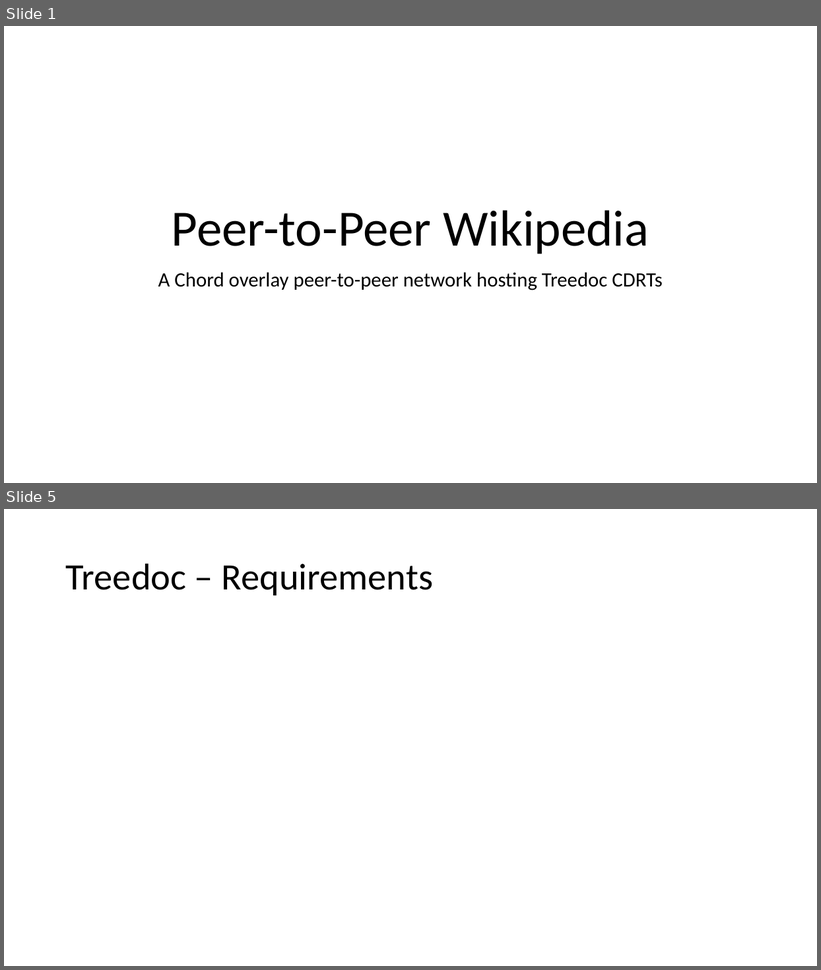
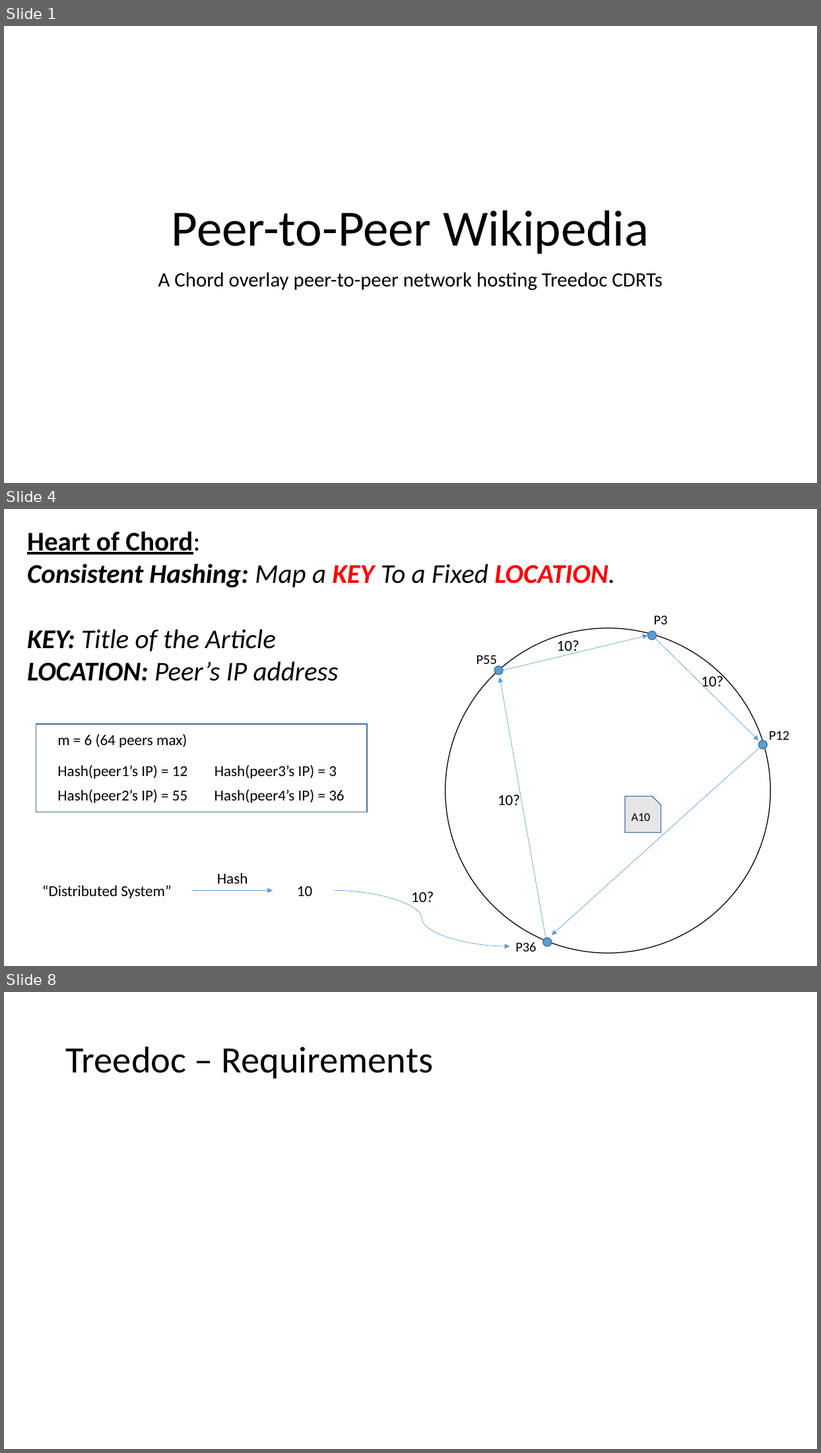
Before and after one commit to nickbradley/538b-project, a slide deck: p2pwiki.pptx. Shown one above the other, each under a label of ours: slides 1 and 5 before the commit, slides 1, 4 and 8 after it; the slides between them are not shown. The pictures are 821x970 and 821x1453 pixels, drawn with LibreOffice and Linux fonts; fonts in the diff are those of the drawing; grey boxes stand for pictures. Boxes give left, top, right and bottom in pixels: in the first picture for what was removed or moved away, otherwise in the second. Text is boxed around its words. In the diff, an @@ line names an element or a change of style, - is before the commit and + after.

```diff
--- a/p2pwiki.pptx
+++ b/p2pwiki.pptx
@@ slide 4 added at (4,509,817,966), background #FFFFFF @@
@@ text added at (27,531,616,681), 32 pt, text #000000, bold, italic @@
+Heart of Chord:
+Consistent Hashing: Map a KEY To a Fixed LOCATION.
+KEY: Title of the Article
+LOCATION: Peer’s IP address
@@ text added at (654,615,668,625), 16 pt, text #000000 @@
+P3
@@ ellipse added at (446,628,771,953), outline #000000 1 pt @@
@@ arrow added from (503, 671) to (648, 635), #5B9BD5 0.5 pt @@
@@ text added at (557,640,580,655), 18 pt, text #000000 @@
+10?
@@ ellipse added at (648,631,657,640), fill #5B9BD5, outline #43739E 1 pt @@
@@ arrow added from (649, 632) to (758, 741), #5B9BD5 0.5 pt @@
@@ text added at (477,656,497,668), 16 pt, text #000000 @@
+P55
@@ ellipse added at (494,666,503,675), fill #5B9BD5, outline #43739E 1 pt @@
@@ arrow added from (547, 947) to (500, 677), #5B9BD5 0.5 pt @@
@@ text added at (701,673,723,691), 18 pt, text #000000 @@
+10?
@@ rectangle added at (36,724,368,813), outline #43739E 1 pt @@
@@ text added at (57,734,187,748), 18 pt, text #000000 @@
+m = 6 (64 peers max)
@@ arrow added from (764, 745) to (552, 935), #5B9BD5 0.5 pt @@
@@ ellipse added at (758,741,767,749), fill #5B9BD5, outline #43739E 1 pt @@
@@ text added at (769,731,789,740), 16 pt, text #000000 @@
+P12
@@ text added at (57,765,187,779), 18 pt, text #000000 @@
+Hash(peer1’s IP) = 12
@@ text added at (215,765,337,779), 18 pt, text #000000 @@
+Hash(peer3’s IP) = 3
@@ text added at (57,789,187,803), 18 pt, text #000000 @@
+Hash(peer2’s IP) = 55
@@ text added at (215,789,344,803), 18 pt, text #000000 @@
+Hash(peer4’s IP) = 36
@@ text added at (498,795,520,805), 18 pt, text #000000 @@
+10?
@@ snip rect added at (626,796,661,832), fill #E7E6E6, outline #43739E 1 pt, 14 pt, text #000000 @@
+A10
@@ text added at (217,873,248,884), 18 pt, text #000000 @@
+Hash
@@ text added at (42,885,171,899), 18 pt, text #000000 @@
+“Distributed System”
@@ arrow added from (193, 891) to (273, 891), #5B9BD5 0.5 pt @@
@@ text added at (297,887,312,896), 18 pt, text #000000 @@
+10
@@ curved arrow added from (335, 891) to (510, 947), #5B9BD5 0.5 pt @@
@@ text added at (411,892,434,902), 18 pt, text #000000 @@
+10?
@@ text added at (516,943,536,952), 16 pt, text #000000 @@
+P36
@@ ellipse added at (543,939,552,947), fill #5B9BD5, outline #43739E 1 pt @@
@@ what was slide 5 is now slide 8 @@
```
Also in this commit, not shown: 5 slides changed, 6 other slides added, 4 slides removed, 10 other files.
